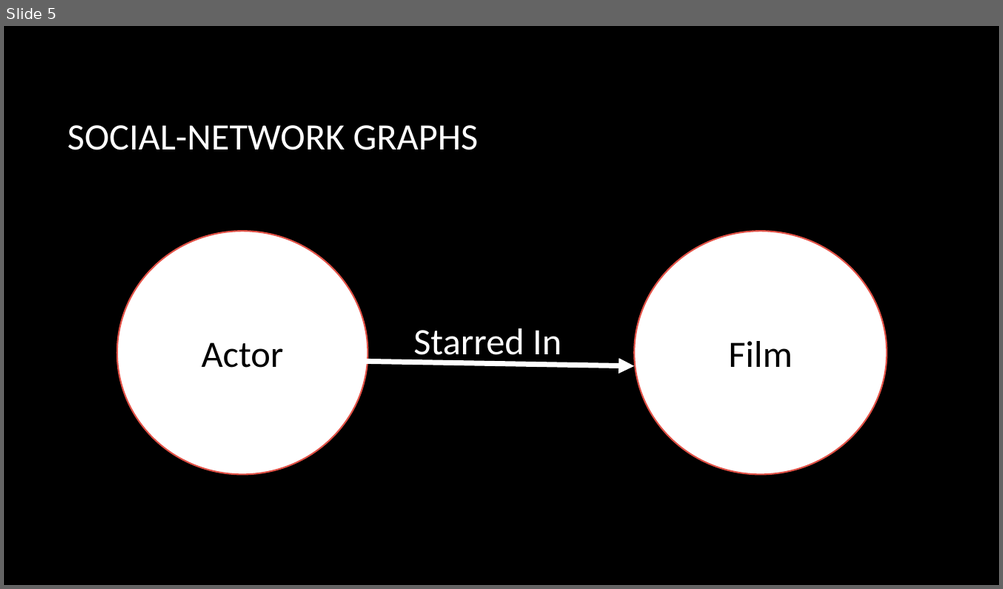
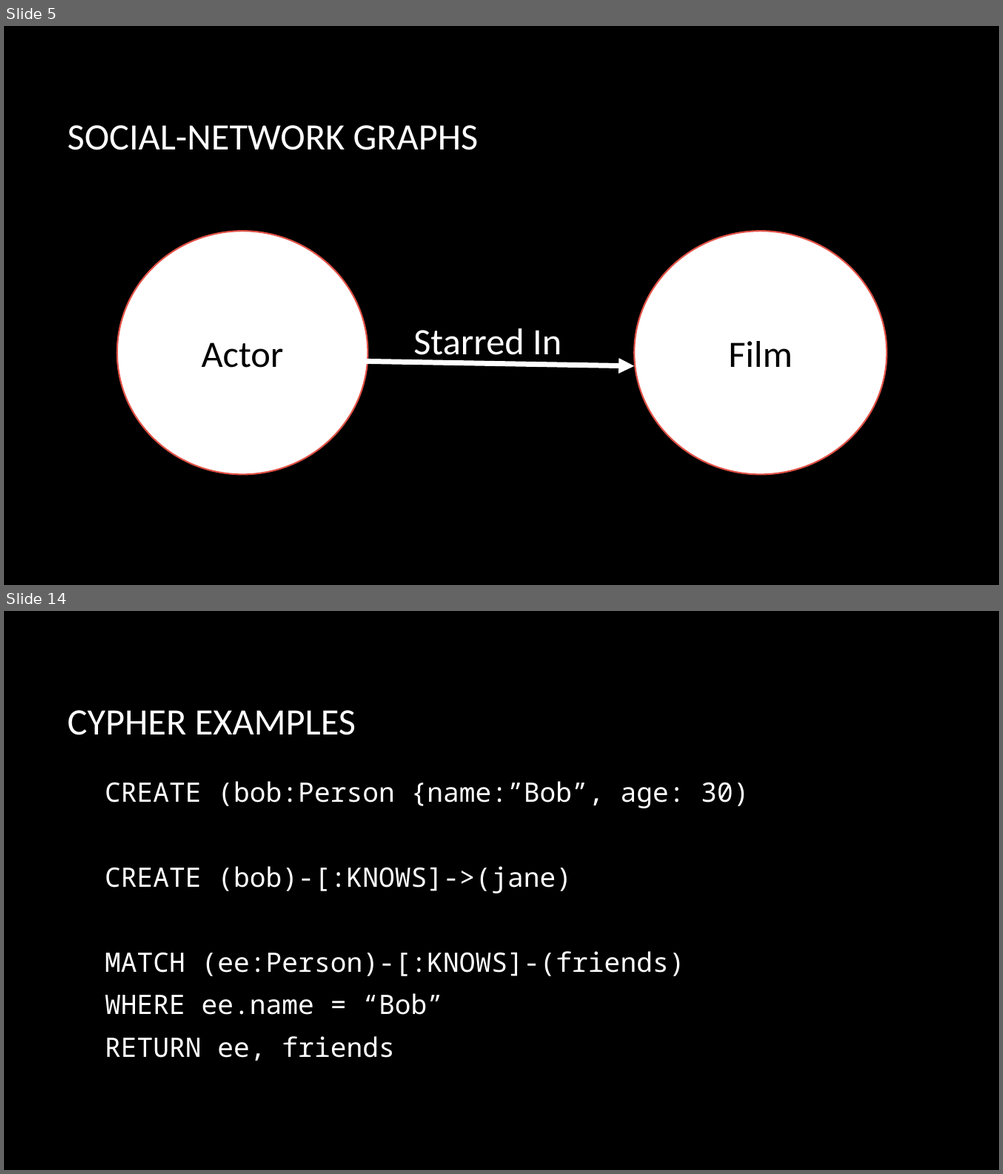
Before and after one commit to erstrong/INFO-7390-ADS-Fall-17-TeamNo., a slide deck: Team Presentation/GraphAnalytics.pptx. Shown one above the other, each under a label of ours: slide 5 before the commit, slides 5 and 14 after it; the slides between them are not shown. The pictures are 1003x589 and 1003x1174 pixels, drawn with LibreOffice and Linux fonts; fonts in the diff are those of the drawing; background and template pictures are left out. Boxes give left, top, right and bottom in pixels: in the first picture for what was removed or moved away, otherwise in the second. Text is boxed around its words. In the diff, an @@ line names an element or a change of style, - is before the commit and + after.

```diff
--- a/Team Presentation/GraphAnalytics.pptx
+++ b/Team Presentation/GraphAnalytics.pptx
@@ slide 14 added at (4, 611, 999, 1170), background picture (left out) @@
@@ title added at (68, 710, 356, 735), 36 pt, text #FFFFFF @@
+CYPHER EXAMPLES
@@ text added at (105, 781, 748, 1061), 25.9 pt, text #FFFFFF @@
+  CREATE (bob:Person {name:”Bob”, age: 30)
+  CREATE (bob)-[:KNOWS]->(jane)
+  MATCH (ee:Person)-[:KNOWS]-(friends)
+  WHERE ee.name = “Bob”
+  RETURN ee, friends
```
Also in this commit, not shown: 4 slides changed, 4 other slides added, 1 slide removed, 2 other files.
